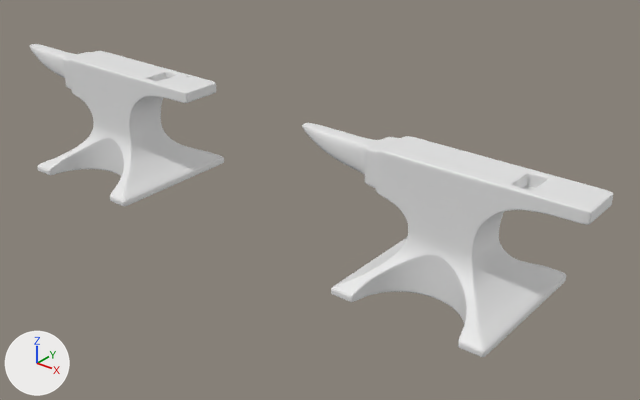
One commit to the Blender file Anvil/Anvil.blend: the scene before it, then after it.
Rendered twice from a 50 mm lens placed at (11.96, -9.47, 6.52), pointed at (4.03, 0.45, 0.37). Every picture has the same lights, and +X, +Y and +Z are marked at lower left.
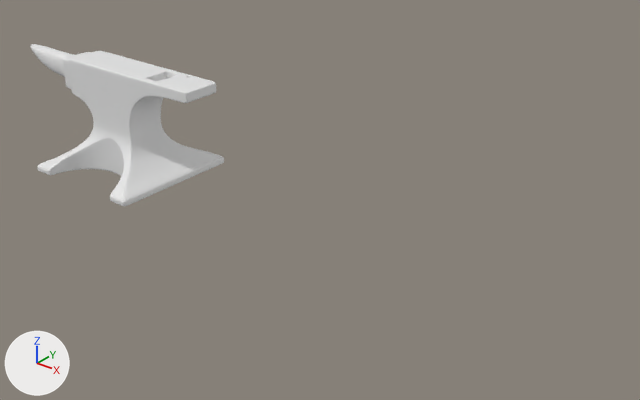
Patch to the scene script:
```diff
--- a/Anvil/Anvil.blend.py
+++ b/Anvil/Anvil.blend.py
@@ ob_plane_001 @@
-ob_plane_001 = bpy.data.objects.new('Plane.001', me_plane_001)
-ob_plane_001.location = (6.72, 0.0, 0.0)
-_m = ob_plane_001.modifiers.new('Mirror', 'MIRROR')
-_m.use_axis = (False, True, False)
-_m.use_clip = True
-_m = ob_plane_001.modifiers.new('Subdivision', 'SUBSURF')
-_m.levels = 3
-_m.render_levels = 4
```

Location of each change, (x1, y1, x2, y2) in pixels of the pictures (640 x 400 px):
'Plane.001', deleted
    before: (302, 123, 613, 357)
